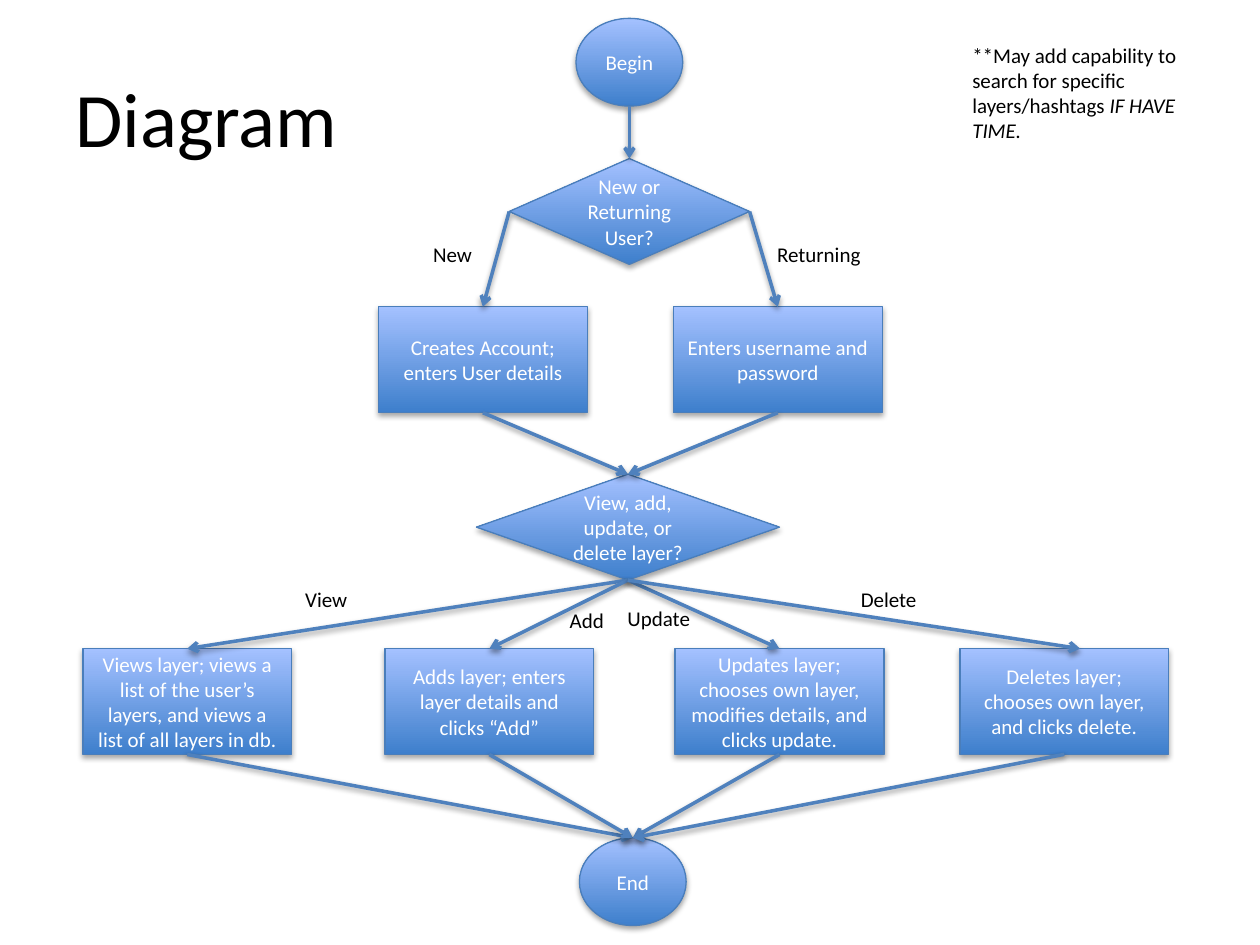
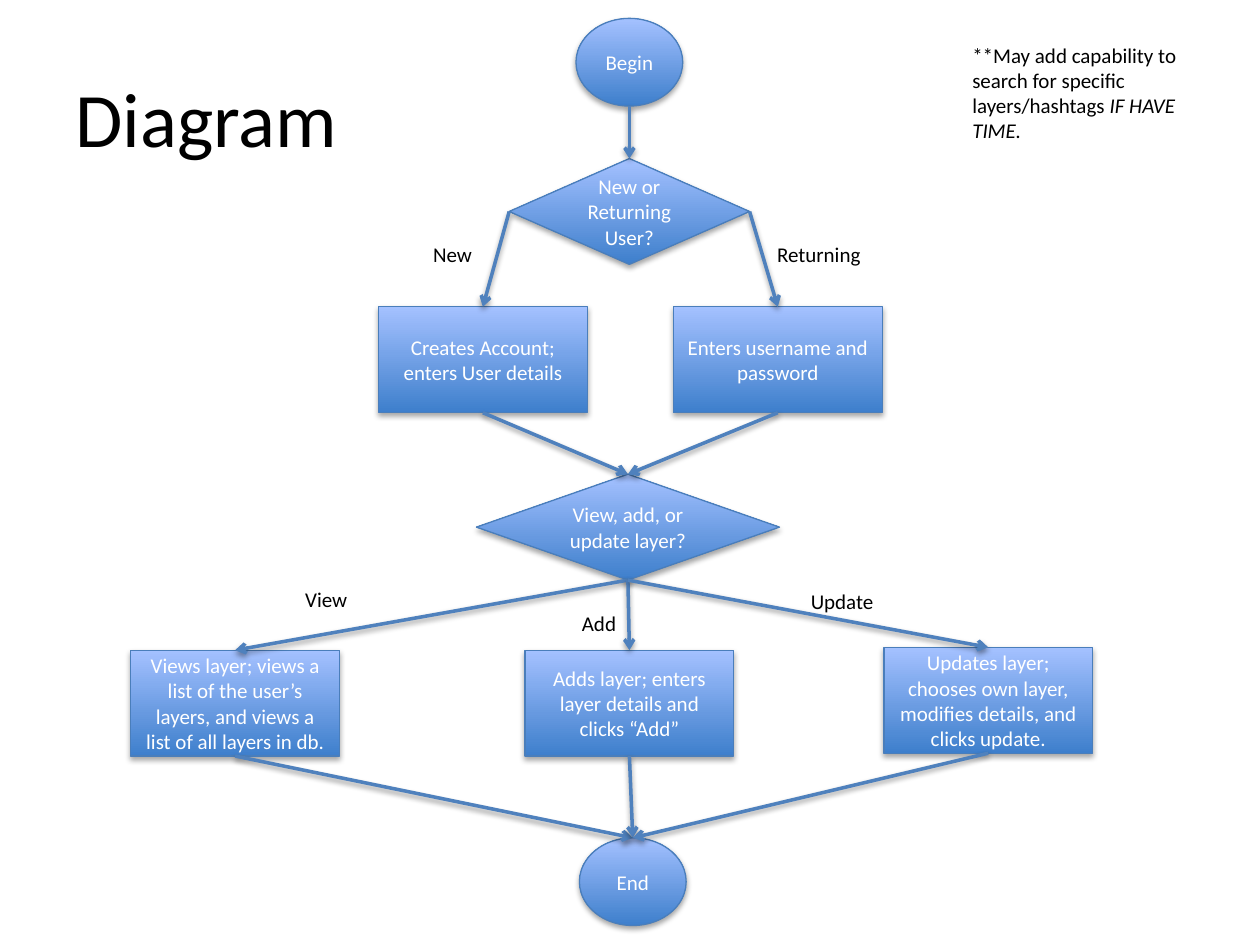
Before and after one commit to walkerq/layers, a slide deck: slide 7 of Project Progress Report.pptx. Drawn at 1260x945 pixels with LibreOffice and Linux fonts; fonts in the diff are those of the drawing. Boxes give left, top, right and bottom in pixels: in the first picture for what was removed or moved away, otherwise in the second. Text is boxed around its words. In the diff, an @@ line names an element or a change of style, - is before the commit and + after.

```diff
--- a/Project Progress Report.pptx
+++ b/Project Progress Report.pptx
@@ text in diamond at (570, 507, 686, 552): text changed @@
-View, add, update, or delete layer?
+View, add, or update layer?
@@ arrow moved from (627, 580) - (188, 649) to (627, 580) - (236, 650) @@
@@ arrow moved from (627, 580) - (780, 649) to (627, 580) - (988, 648) @@
@@ arrow moved from (627, 580) - (489, 649) to (627, 580) - (630, 650) @@
@@ arrow removed from (627, 580) to (1080, 649) @@
@@ text "Update": place and size @@
-text "Update" at (627, 608, 690, 630)
+text "Update" at (811, 594, 874, 615)
@@ text removed at (861, 592, 917, 607) @@
-Delete
@@ text "Add": place and size @@
-text "Add" at (570, 610, 604, 628)
+text "Add" at (582, 616, 616, 631)
@@ rectangle "Views layer; views a list ...": place and size @@
-rectangle "Views layer; views a list ..." at (83, 649, 292, 755)
+rectangle "Views layer; views a list ..." at (131, 650, 340, 756)
@@ rectangle "Adds layer; enters layer details ...": place and size @@
-rectangle "Adds layer; enters layer details ..." at (386, 649, 595, 755)
+rectangle "Adds layer; enters layer details ..." at (525, 650, 735, 756)
@@ rectangle "Updates layer; chooses own layer, ...": place and size @@
-rectangle "Updates layer; chooses own layer, ..." at (675, 649, 885, 755)
+rectangle "Updates layer; chooses own layer, ..." at (883, 648, 1092, 753)
@@ rectangle removed at (960, 649, 1169, 755) @@
-Deletes layer; chooses own layer, and clicks delete.
@@ arrow moved from (188, 755) - (633, 838) to (236, 756) - (633, 838) @@
@@ arrow moved from (489, 755) - (633, 838) to (630, 756) - (633, 838) @@
@@ arrow moved from (780, 755) - (633, 838) to (988, 753) - (633, 838) @@
@@ arrow removed from (1065, 755) to (633, 838) @@
```
Also in this commit, not shown: 4 other slides changed, 3 slides added, 1 slide removed.
